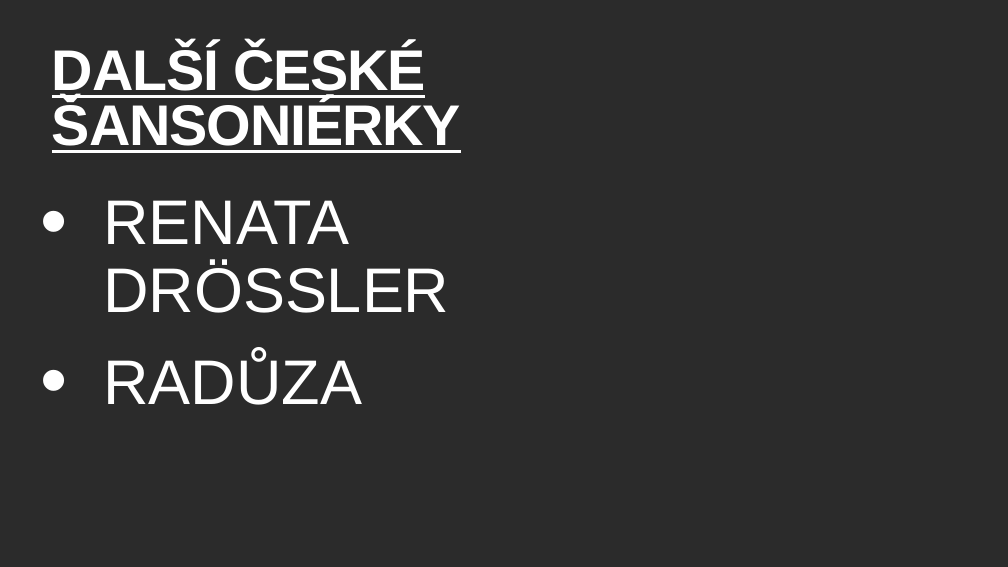
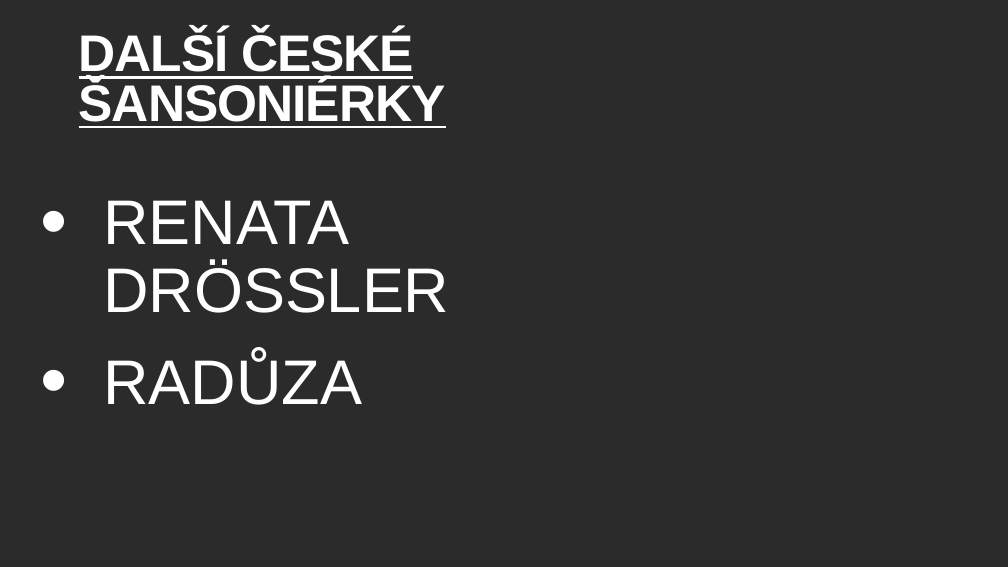
Before and after one commit to adamvotava1/prezentace, a slide deck: slide 9 of sanson.pptx. Drawn at 1008x567 pixels with LibreOffice and Linux fonts; fonts in the diff are those of the drawing; background and template pictures are left out; a plain dark background stands for a picture behind light text. Boxes give left, top, right and bottom in pixels: in the first picture for what was removed or moved away, otherwise in the second. Text is boxed around its words. In the diff, an @@ line names an element or a change of style, - is before the commit and + after.

```diff
--- a/sanson.pptx
+++ b/sanson.pptx
@@ title "DALŠÍ ČESKÉ ŠANSONIÉRKY": place and size @@
-title "DALŠÍ ČESKÉ ŠANSONIÉRKY" at [52, 45, 461, 153]
+title "DALŠÍ ČESKÉ ŠANSONIÉRKY" at [79, 30, 446, 128]
@@ title "DALŠÍ ČESKÉ ŠANSONIÉRKY" at [79, 30, 446, 128]: size 109.2 to 98 pt, letter spacing -2.2 to -1.9 pt @@
```
Also in this commit, not shown: 5 other slides changed, 1 slide added, 1 slide removed.
